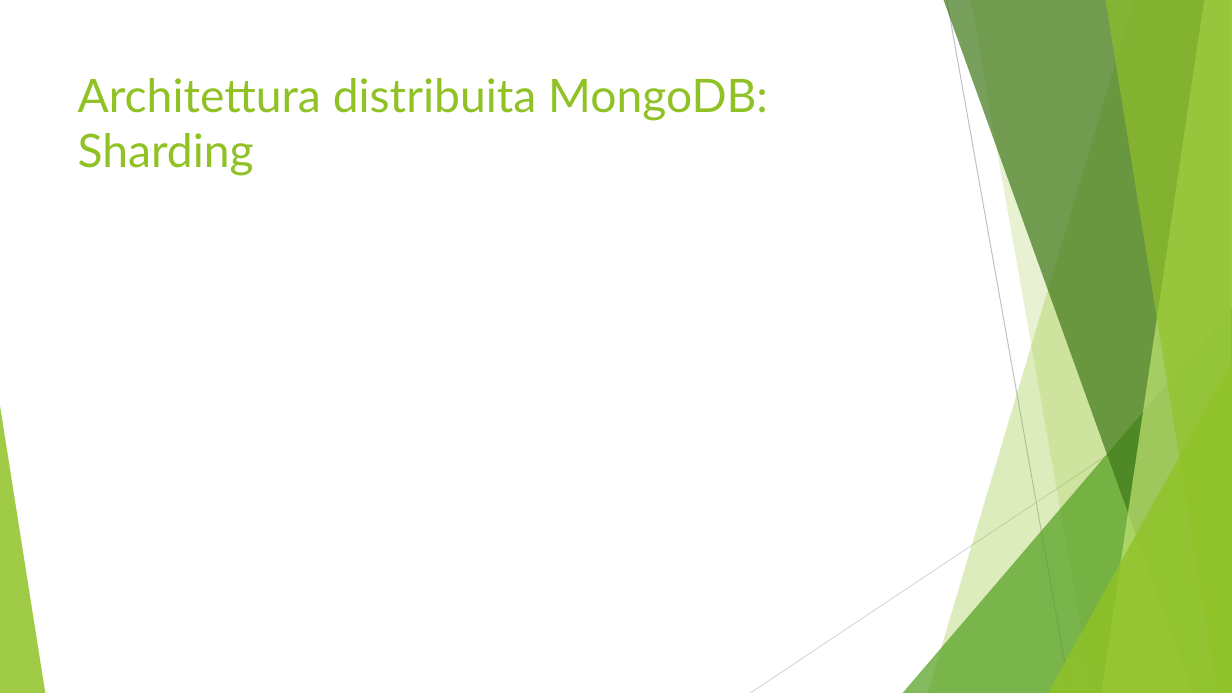
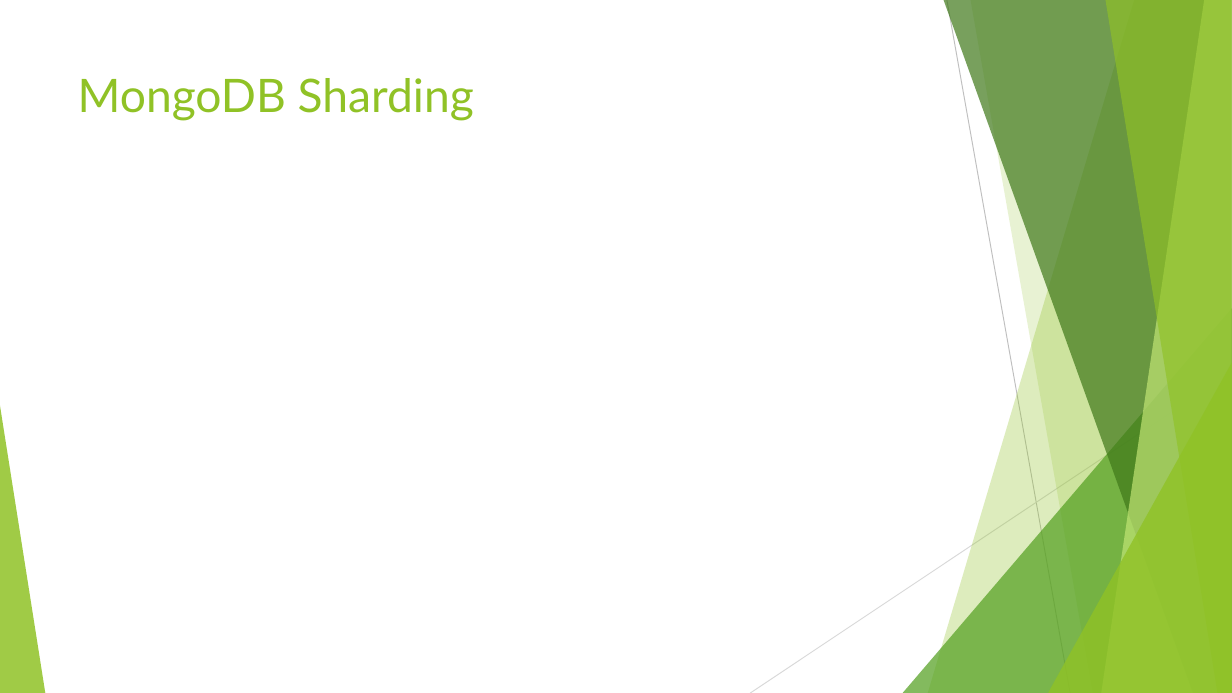
Before and after one commit to Buzzolan/VeronaCardMongoDB, a slide deck: slide 18 of Presentazione_progetto.pptx (slide 7 before the commit). Drawn at 1232x693 pixels with LibreOffice and Linux fonts; fonts in the diff are those of the drawing. Boxes give left, top, right and bottom in pixels: in the first picture for what was removed or moved away, otherwise in the second. Text is boxed around its words. In the diff, an @@ line names an element or a change of style, - is before the commit and + after.

Commit message:
Replicazione Ok, fai sharding

```diff
--- a/Presentazione_progetto.pptx
+++ b/Presentazione_progetto.pptx
@@ title at (78,78,474,121): text changed @@
-Architettura distribuita MongoDB: Sharding
+MongoDB Sharding
```
Also in this commit, not shown: 1 other slide changed, 2 slides added, 1 slide removed.
